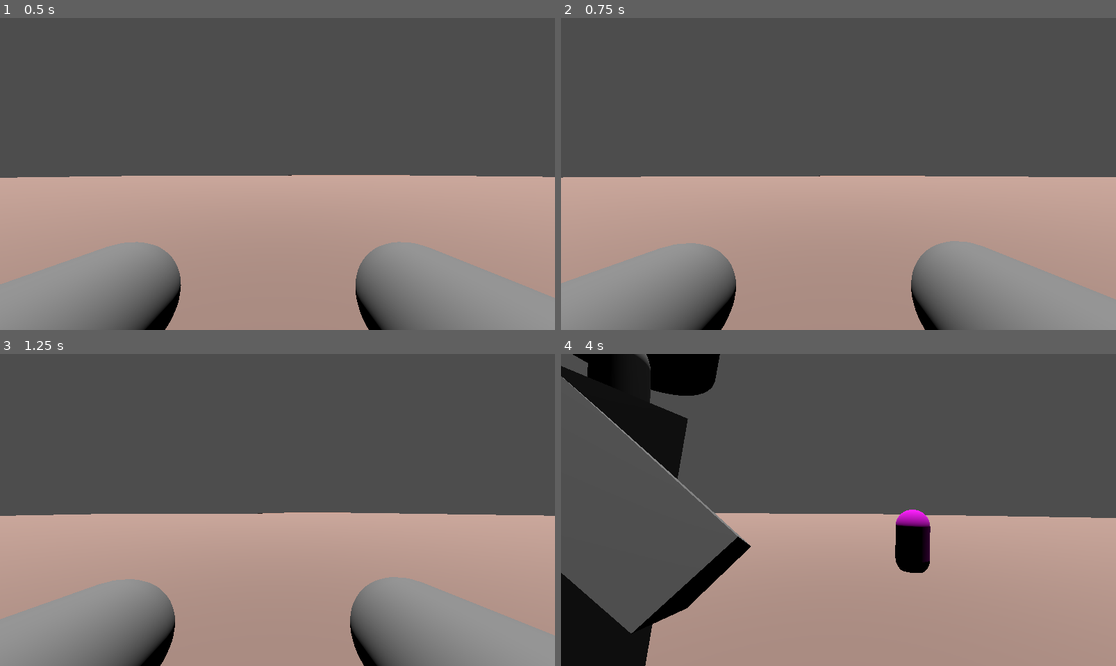
Above: before the commit, frames 1-4 (two rows, left to right).
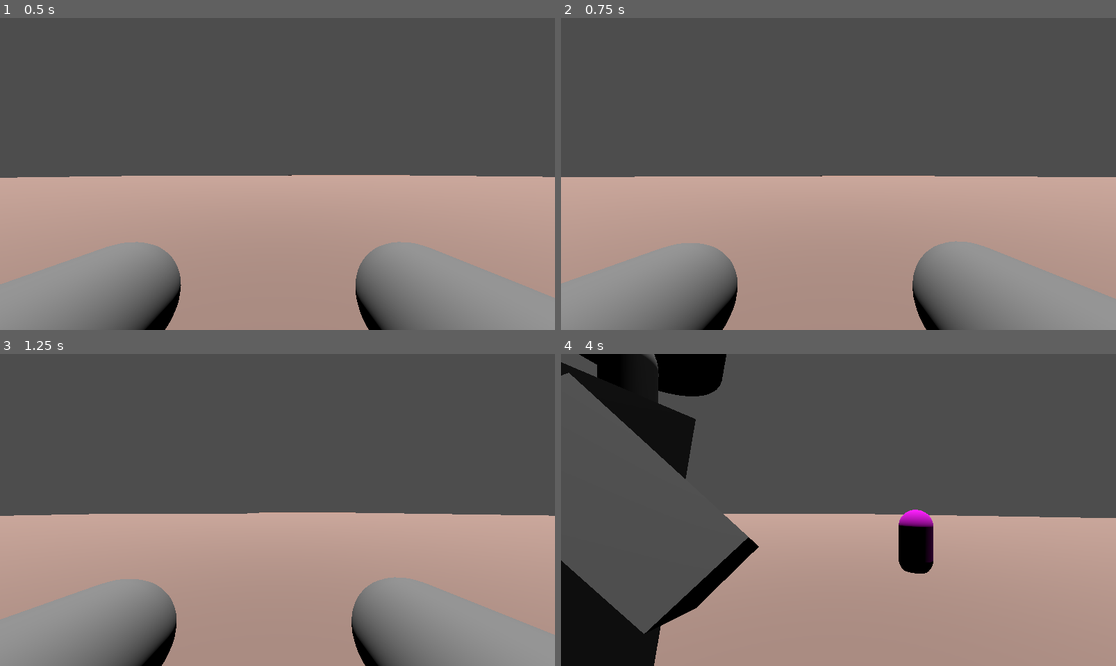
Above: after the commit, the same moments.

Repository: StudioXPEtudiant/-25-26.QC.S.S2_Escape-Night
Game: Godot game, scene res://Laboratoir(scène).tscn
Same seed, same stepped clock (60 frames per second), same inputs: the game is played once before the commit and once after it.
Inputs (mouse positions are in pixels of both pictures, inside the frame that each line leads up to):
- Up to frame 1 (0.5 s): no input
- Up to frame 2 (0.75 s): tap Enter at 0.5 s; move the mouse to (866, 174) at 0.52 s; hold Up (Avance) from 0.53 s (still down); hold C (Accroupir) from 0.53 s (still down)
- Up to frame 3 (1.25 s): keep holding Up (Avance); keep holding C (Accroupir); tap Space (Saut) at 0.77 s
- Up to frame 4 (4 s): keep holding Up (Avance); tap Space (Saut) at 1.25, 1.52, 2.75, 3.02, 3.77 s; move the mouse to (810, 510) at 1.27 s; release C (Accroupir) at 1.28 s; tap Down (Recule) at 1.35, 3.6 s; tap Enter at 2 s; move the mouse to (849, 503) at 2.02 s; hold Shift (Sprint) 2.03-2.78 s; move the mouse to (832, 516) at 2.77 s; tap C (Accroupir) at 2.85 s; move the mouse to (877, 513) at 3.52 s

Frame 1 is identical in both runs. In frame 2, 0.3% of the frame differs, in the area x 0-100%, y 50-100%; in frame 3, 0.3%; in frame 4, 3.7%, in the area x 0-96%, y 0-100%.

Commit message:
script monstre cameléon et alarme

Diff:
--- a/script/camera_3d.gd
+++ b/script/camera_3d.gd
@@ -19,7 +19,7 @@
 		# Limiter la rotation verticale pour éviter les retournements (ex: entre -80 et 80 degrés)
 		rotation.x = clamp(rotation.x, deg_to_rad(-80), deg_to_rad(80))
 
-@export var sens_souris: float = 0.0001# sensibilité de la cam
+@export var sens_souris: float = 0.00000000000000000000000000000000000000000000000000000000000000001# sensibilité de la cam
 
 func _ready():
 	Input.set_mouse_mode(Input.MOUSE_MODE_CAPTURED) # Capture le curseur
--- /dev/null
+++ b/script/script monstre alarme.gd
@@ -0,0 +1,30 @@
+extends CharacterBody3D
+
+@export var trigger_distance: float = 4.0
+@export var flash_duration: float = 0.5
+
+var player: Node3D
+var has_triggered: bool = false
+
+@onready var light: OmniLight3D = $OmniLight3D
+
+func _ready():
+	player = get_tree().get_first_node_in_group("player")
+	light.visible = false
+
+func _physics_process(delta):
+	if player == null or has_triggered:
+		return
+
+	var distance = global_position.distance_to(player.global_position)
+
+	if distance < trigger_distance:
+		trigger_alarm()
+
+func trigger_alarm():
+	has_triggered = true
+	print("FLASH")
+
+	light.visible = true
+	await get_tree().create_timer(flash_duration).timeout
+	light.visible = false
--- /dev/null
+++ b/script/script monstre cameleon.gd
@@ -0,0 +1,64 @@
+extends CharacterBody3D
+
+@export var speed_calm: float = 2.0
+@export var speed_angry: float = 5.0
+
+@export var hunger_increase: float = 1.0
+@export var hunger_threshold: float = 10.0
+
+@export var light_threshold: float = 0.7
+
+var player: Node3D
+var hunger: float = 0.0
+var is_angry: bool = false
+
+func _ready():
+	player = get_tree().get_first_node_in_group("player")
+
+func _physics_process(delta):
+	if player == null:
+		return
+
+	update_hunger(delta)
+	check_environment()
+	behave()
+
+	move_and_slide()
+
+func update_hunger(delta):
+	hunger += hunger_increase * delta
+
+func check_environment():
+	var in_light = is_in_light()
+	var is_hungry = hunger > hunger_threshold
+
+	if not in_light or is_hungry:
+		is_angry = true
+	else:
+		is_angry = false
+
+func is_in_light() -> bool:
+	var camera = get_viewport().get_camera_3d()
+	if camera == null:
+		return false
+
+	var to_monster = (global_position - camera.global_position).normalized()
+	var forward = -camera.global_transform.basis.z.normalized()
+
+	var dot = forward.dot(to_monster)
+
+	return dot > light_threshold
+
+func behave():
+	if is_angry:
+		chase_player()
+	else:
+		stay_calm()
+
+func chase_player():
+	var dir = (player.global_position - global_position).normalized()
+	velocity = dir * speed_angry
+
+func stay_calm():
+	velocity = Vector3.ZERO
+	look_at(player.global_position, Vector3.UP)
--- /dev/null
+++ b/script/script montre répértitif.gd
@@ -0,0 +1,68 @@
+extends CharacterBody3D
+
+@export var speed: float = 5.0
+@export var detection_distance: float = 15.0
+
+var player: Node3D
+var is_attracted: bool = false
+
+func _ready():
+	player = get_tree().get_first_node_in_group("player")
+
+func _physics_process(delta):
+	if player == null:
+		return
+
+	check_light()
+
+	if is_attracted:
+		chase_player()
+	else:
+		velocity = Vector3.ZERO
+	move_and_slide()
+
+# =========================
+# Détection de lumière
+# =========================
+func check_light():
+	var distance = global_position.distance_to(player.global_position)
+
+	# Trop loin = pas de lumière
+	if distance > detection_distance:
+		is_attracted = false
+		return
+
+	# Direction caméra vers le monstre
+	var camera = get_viewport().get_camera_3d()
+	if camera == null:
+		return
+
+	var to_monster = (global_position - camera.global_position).normalized()
+	var forward = -camera.global_transform.basis.z.normalized()
+
+	# Si la lumière (vue) pointe vers le monstre
+	var dot = forward.dot(to_monster)
+
+	if dot > 0.8:
+		# Vérifie qu’il n’y a pas de mur
+		var space = get_world_3d().direct_space_state
+		var query = PhysicsRayQueryParameters3D.create(
+			camera.global_position,
+			global_position
+		)
+		query.exclude = [camera.get_parent()]
+
+		var result = space.intersect_ray(query)
+
+		if result and result.collider == self:
+			is_attracted = true
+			return
+
+	is_attracted = false
+
+# =========================
+# Poursuite
+# =========================
+func chase_player():
+	var dir = (player.global_position - global_position).normalized()
+	velocity = dir * speed
Not shown: 1 places in scenne/Laboratoir(scène).tscn that only renumber resources
Not shown, added: script/script monstre alarme.gd.uid
Not shown, added: script/script monstre cameleon.gd.uid
Renamed: script/script montre statue V1.gd -> script/script monstre statue V1.gd
Renamed: script/script montre statue V1.gd.uid -> script/script monstre statue V1.gd.uid
Not shown, added: script/script montre répértitif.gd.uid
